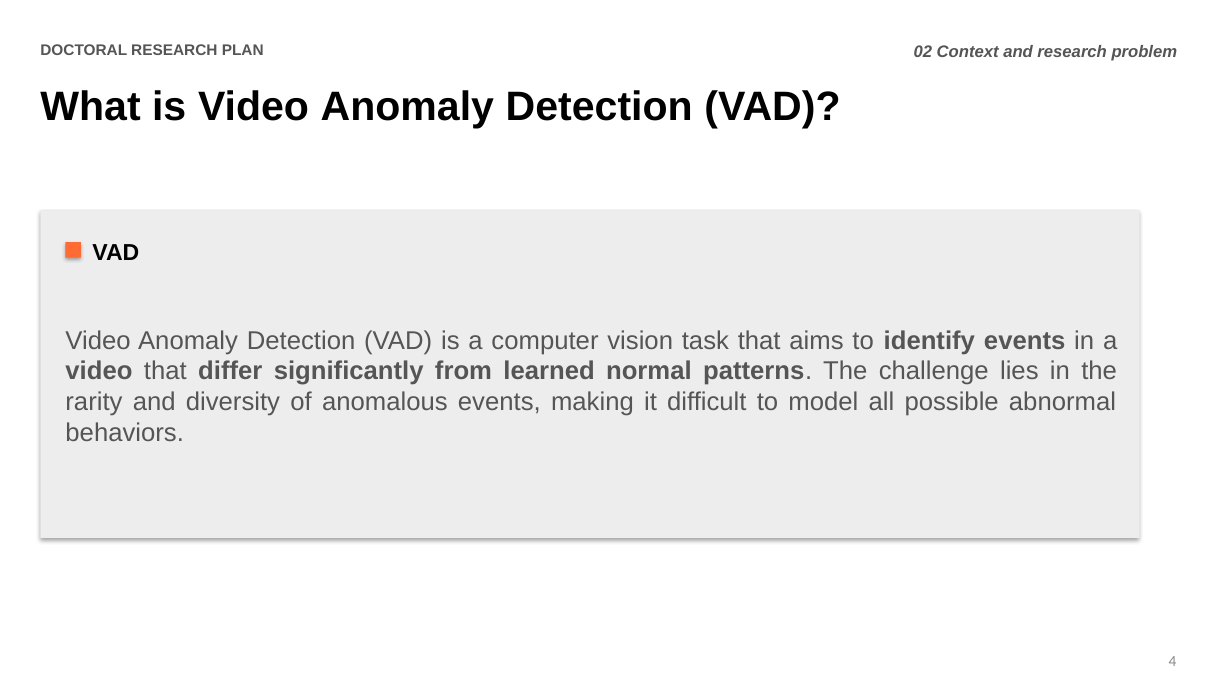
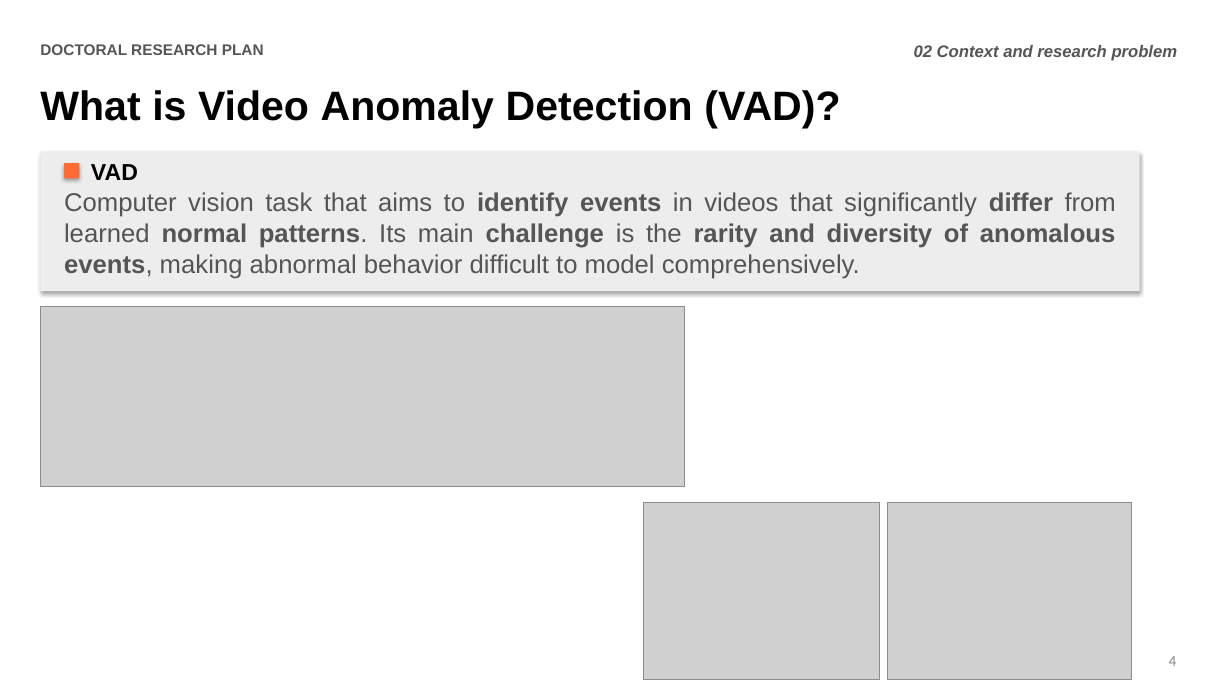
Before and after one commit to zeroxred/research, a slide deck: slide 4 of presentations/research_plan_wsvad_phd_english.pptx. Drawn at 1232x693 pixels with LibreOffice and Linux fonts; fonts in the diff are those of the drawing; grey boxes stand for pictures. Boxes give left, top, right and bottom in pixels: in the first picture for what was removed or moved away, otherwise in the second. Text is boxed around its words. In the diff, an @@ line names an element or a change of style, - is before the commit and + after.

```diff
--- a/presentations/research_plan_wsvad_phd_english.pptx
+++ b/presentations/research_plan_wsvad_phd_english.pptx
@@ rectangle: place and size @@
-rectangle at [41,211,1141,538]
+rectangle at [41,152,1141,291]
@@ rectangle: place and size @@
-rectangle at [66,242,81,258]
+rectangle at [64,164,79,179]
@@ text "VAD": place and size @@
-text "VAD" at [92,244,139,260]
+text "VAD" at [91,164,138,180]
@@ text at [64,192,1116,279]: text changed @@
-Video Anomaly Detection (VAD) is a computer vision task that aims to identify events in a video that differ significantly from learned normal patterns. The challenge lies in the rarity and diversity of anomalous events, making it difficult to model all possible abnormal behaviors.
+Computer vision task that aims to identify events in videos that significantly differ from learned normal patterns. Its main challenge is the rarity and diversity of anomalous events, making abnormal behavior difficult to model comprehensively.
@@ picture added at [41,307,686,487] @@
@@ picture added at [644,502,880,679] @@
@@ picture added at [887,502,1131,679] @@
```
Also in this commit, not shown: 3 other slides changed, 4 slides added, 2 other files.
